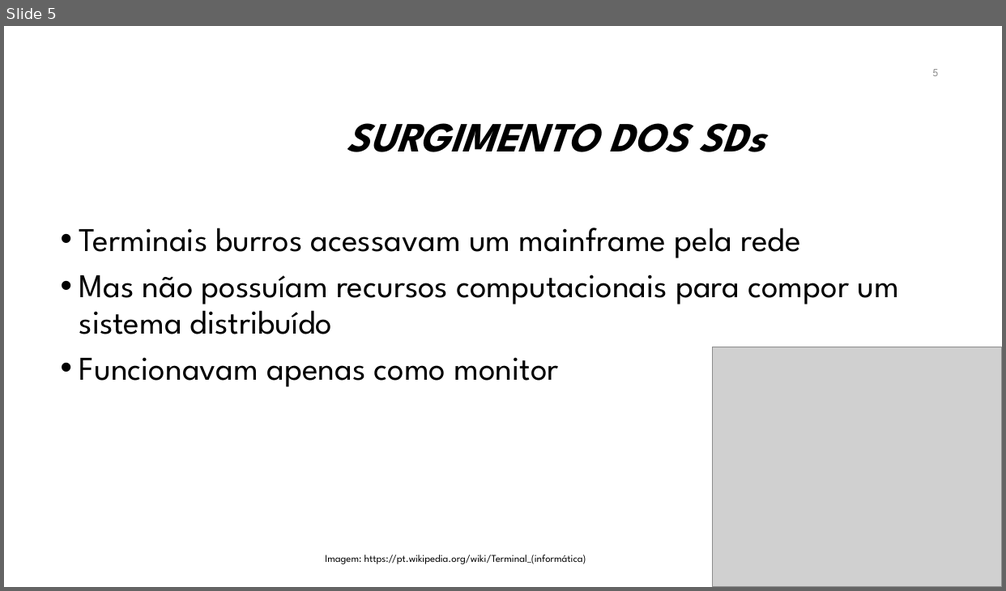
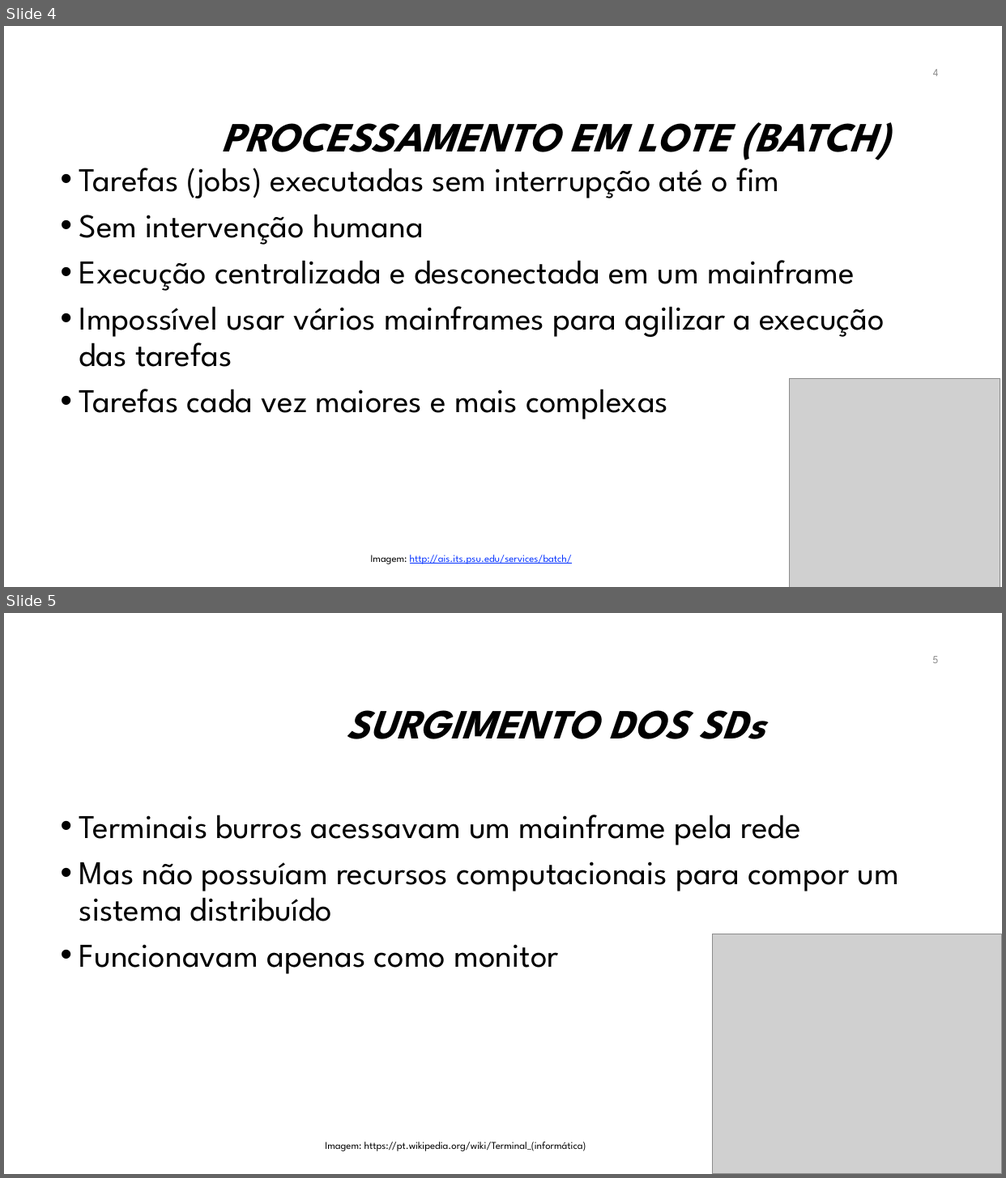
Before and after one commit to manoelcampos/sistemas-distribuidos, a slide deck: introducao-sd.pptx. Shown one above the other, each under a label of ours: slide 5 before the commit, slides 4 and 5 after it. The pictures are 1006x591 and 1006x1178 pixels, drawn with LibreOffice and Linux fonts; fonts in the diff are those of the drawing; grey boxes stand for pictures; background and template pictures are left out. Boxes give left, top, right and bottom in pixels: in the first picture for what was removed or moved away, otherwise in the second. Text is boxed around its words. In the diff, an @@ line names an element or a change of style, - is before the commit and + after.

```diff
--- a/introducao-sd.pptx
+++ b/introducao-sd.pptx
@@ slide 4 added at box(4, 26, 1002, 587), background #FFFFFF @@
@@ page number added at box(933, 69, 939, 76), 10.5 pt, text #8C8C8C @@
+4
@@ title added at box(222, 122, 889, 160), 40 pt, text #000000, bold, italic @@
+PROCESSAMENTO EM LOTE (BATCH)
@@ text added at box(79, 158, 884, 420), 32 pt, text #000000 @@
+• Tarefas (jobs) executadas sem interrupção até o fim
+• Sem intervenção humana
+• Execução centralizada e desconectada em um mainframe
+• Impossível usar vários mainframes para agilizar a execução das tarefas
+• Tarefas cada vez maiores e mais complexas
@@ picture added at box(790, 379, 1000, 587) @@
@@ text added at box(371, 555, 572, 565), 10 pt, text #0432FF, underline @@
+Imagem: http://ais.its.psu.edu/services/batch/
```
Also in this commit, not shown: 2 slides changed, 21 other slides added, 1 slide removed, 3 other files.
